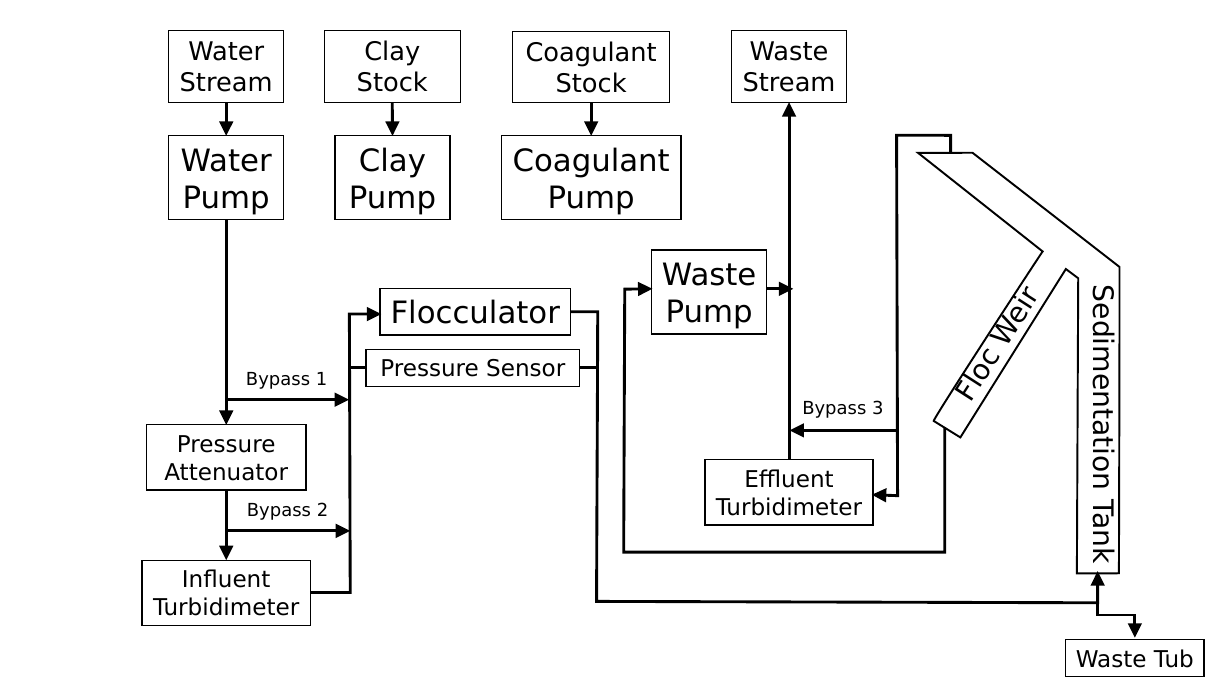
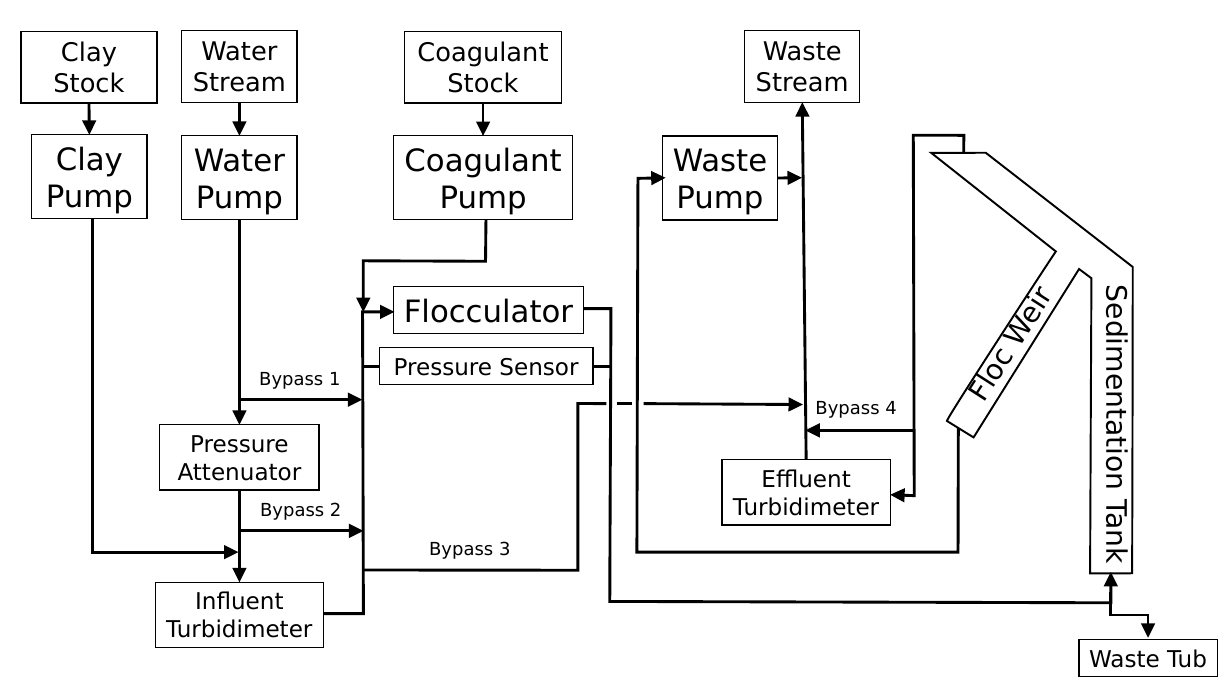
Before and after one commit to AguaClara/high_rate_sedimentation-DEPRECATED, a slide deck: slide 1 of HRS Setup.pptx. Drawn at 1232x693 pixels with LibreOffice and Linux fonts; fonts in the diff are those of the drawing. Boxes give left, top, right and bottom in pixels: in the first picture for what was removed or moved away, otherwise in the second. Text is boxed around its words. In the diff, an @@ line names an element or a change of style, - is before the commit and + after.

Commit message:
added clay and coag tubes and another bypass

```diff
--- a/HRS Setup.pptx
+++ b/HRS Setup.pptx
@@ 2 rectangles, 1 arrow: place and size @@
-2 rectangles, 1 arrow at (324,30,460,220)
+2 rectangles, 1 arrow at (21,31,157,219)
@@ 2 rectangles, 1 arrow: place and size @@
-2 rectangles, 1 arrow at (502,31,681,220)
+2 rectangles, 1 arrow at (394,31,573,220)
@@ arrow moved from (789, 459) - (789, 103) to (807, 459) - (802, 103) @@
@@ rectangle "Waste Pump": place and size @@
-rectangle "Waste Pump" at (652,250,767,335)
+rectangle "Waste Pump" at (663,136,778,220)
@@ freeform shape: place and size @@
-freeform shape at (872,135,951,495)
+freeform shape at (891,135,965,495)
@@ freeform shape: place and size @@
-freeform shape at (624,289,945,553)
+freeform shape at (637,177,958,552)
@@ arrow moved from (767, 289) - (793, 289) to (778, 178) - (802, 177) @@
@@ freeform shape added at (92,219,238,553), outline #000000 2.25 pt @@
@@ freeform shape added at (363,219,486,311), outline #000000 2.25 pt @@
@@ freeform shape: place and size @@
-freeform shape at (311,314,382,592)
+freeform shape at (323,312,395,615)
@@ 10 rectangles, 5 arrows, 2 texts, 2 freeform shapes, 2 lines, 1 elbow arrow: place and size @@
-10 rectangles, 5 arrows, 2 texts, 2 freeform shapes, 2 lines, 1 elbow arrow at (147,30,1204,677)
+10 rectangles, 5 arrows, 2 texts, 2 freeform shapes, 2 lines, 1 elbow arrow at (160,30,1218,677)
@@ freeform shape added at (363,404,606,570), outline #000000 2.25 pt @@
@@ line added from (616, 404) to (632, 404), #000000 2.25 pt @@
@@ freeform shape added at (644,404,803,405), outline #000000 2.25 pt @@
@@ text at (815,401,896,418): text changed @@
-Bypass 3
+Bypass 4
@@ arrow moved from (226, 490) - (226, 560) to (239, 490) - (239, 582) @@
@@ text added at (429,541,510,559), 14 pt, text #000000 @@
+Bypass 3
@@ rectangle "Influent Turbidimeter": place and size @@
-rectangle "Influent Turbidimeter" at (142,560,311,626)
+rectangle "Influent Turbidimeter" at (155,582,323,648)
```
